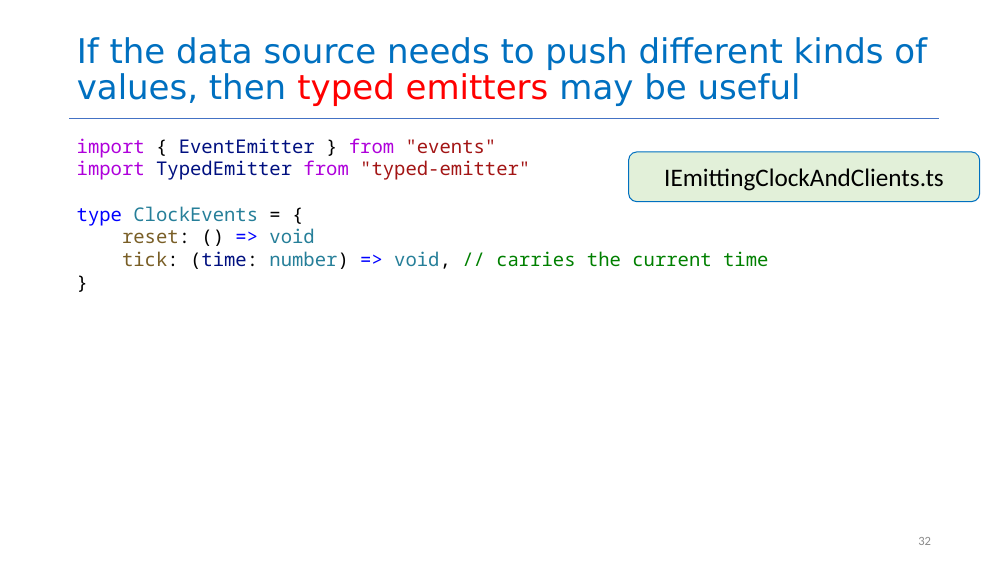
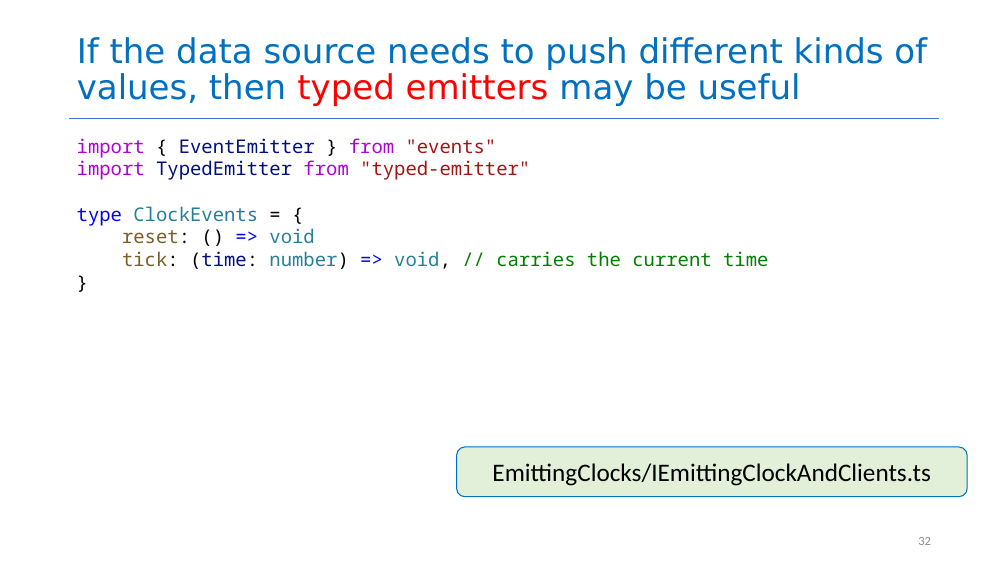
Before and after one commit to neu-se/CS4530-Spring-2025, a slide deck: slide 32 of Slides/Module 05 Interaction-Level Design Patterns.pptx. Drawn at 1008x567 pixels with LibreOffice and Linux fonts; fonts in the diff are those of the drawing. Boxes give left, top, right and bottom in pixels: in the first picture for what was removed or moved away, otherwise in the second. Text is boxed around its words. In the diff, an @@ line names an element or a change of style, - is before the commit and + after.

```diff
--- a/Slides/Module 05 Interaction-Level Design Patterns.pptx
+++ b/Slides/Module 05 Interaction-Level Design Patterns.pptx
@@ rounded rectangle "EmittingClocks/IEmittingClockAndClients.ts" resized from (x1=629, y1=152, x2=980, y2=202) to (x1=457, y1=447, x2=967, y2=497) @@
@@ text in rounded rectangle at (x1=492, y1=463, x2=930, y2=486): text changed @@
-IEmittingClockAndClients.ts
+EmittingClocks/IEmittingClockAndClients.ts
```
Also in this commit, not shown: 21 other slides changed, 2 other files.
